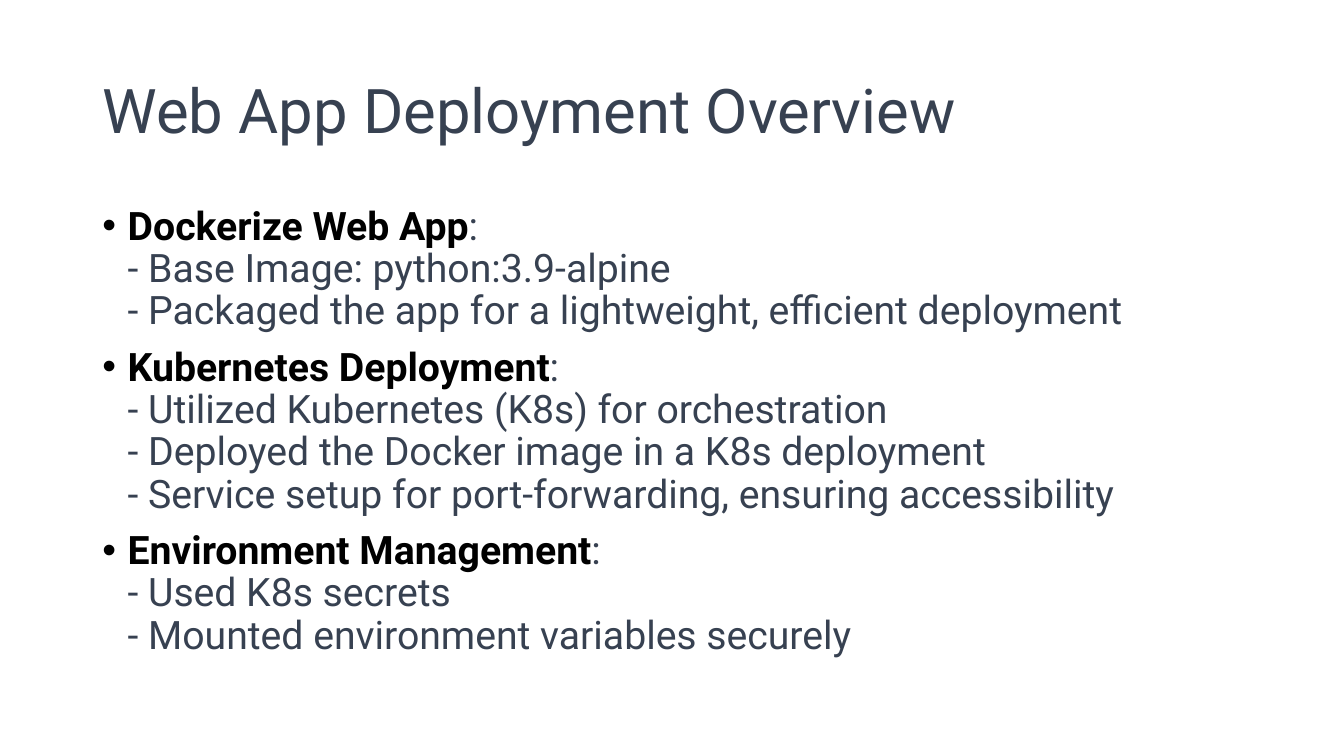
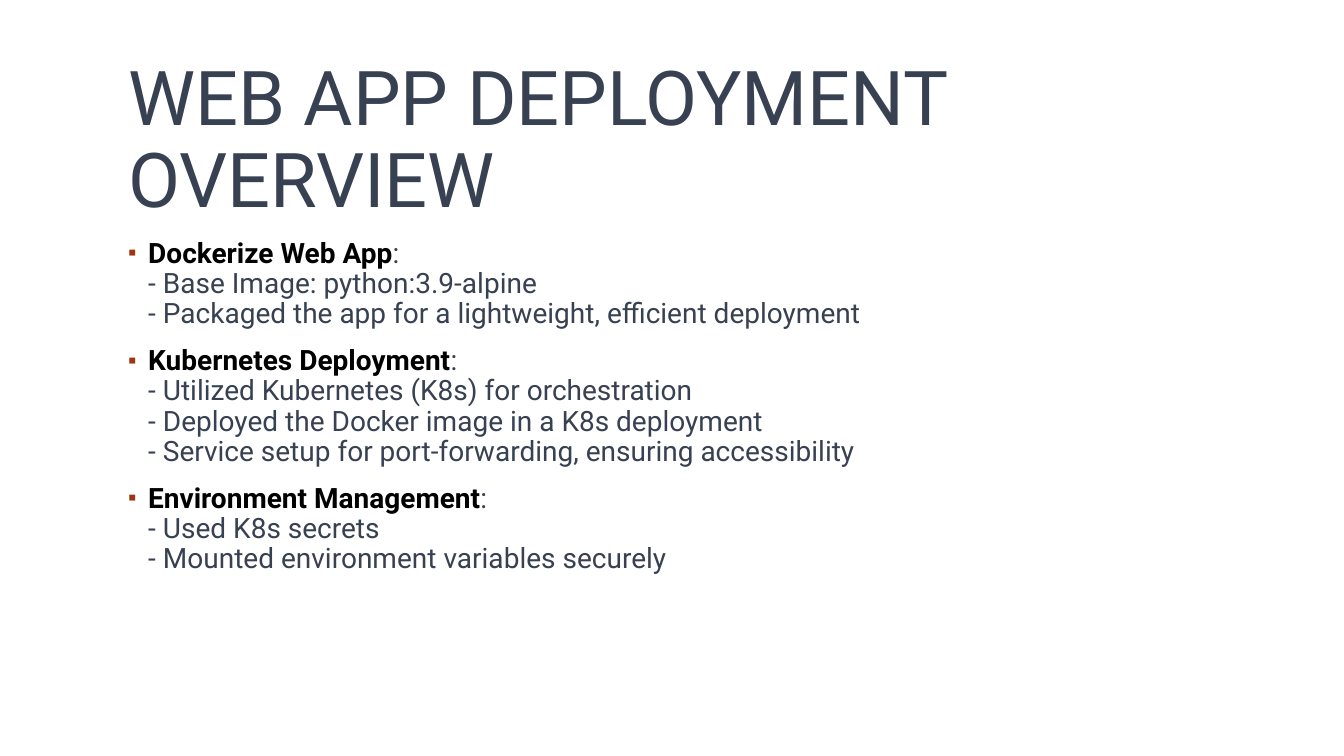
Before and after one commit to AndrewWooo/LLM_AI_Mavericks, a slide deck: slide 15 of chatbot-backend/team 8 AI Mavericks_v2_20230813.pptx. Drawn at 1344x756 pixels with LibreOffice and Linux fonts; fonts in the diff are those of the drawing; background and template pictures are left out. Boxes give left, top, right and bottom in pixels: in the first picture for what was removed or moved away, otherwise in the second. Text is boxed around its words. In the diff, an @@ line names an element or a change of style, - is before the commit and + after.

```diff
--- a/chatbot-backend/team 8 AI Mavericks_v2_20230813.pptx
+++ b/chatbot-backend/team 8 AI Mavericks_v2_20230813.pptx
@@ title at (128,70,948,208): text changed; size 44 to 54 pt @@
-Web App Deployment Overview
+WEB APP DEPLOYMENT OVERVIEW
@@ text "Dockerize Web App: - Base ...": place and size @@
-text "Dockerize Web App: - Base ..." at (128,210,1122,658)
+text "Dockerize Web App: - Base ..." at (148,242,860,574)
@@ text "Dockerize Web App: - Base ..." at (148,242,860,574): size 28 to 20 pt; bullet • to ▪; more space between paragraphs @@
```
Also in this commit, not shown: 17 other slides changed, 1 slide added, 1 slide removed.
